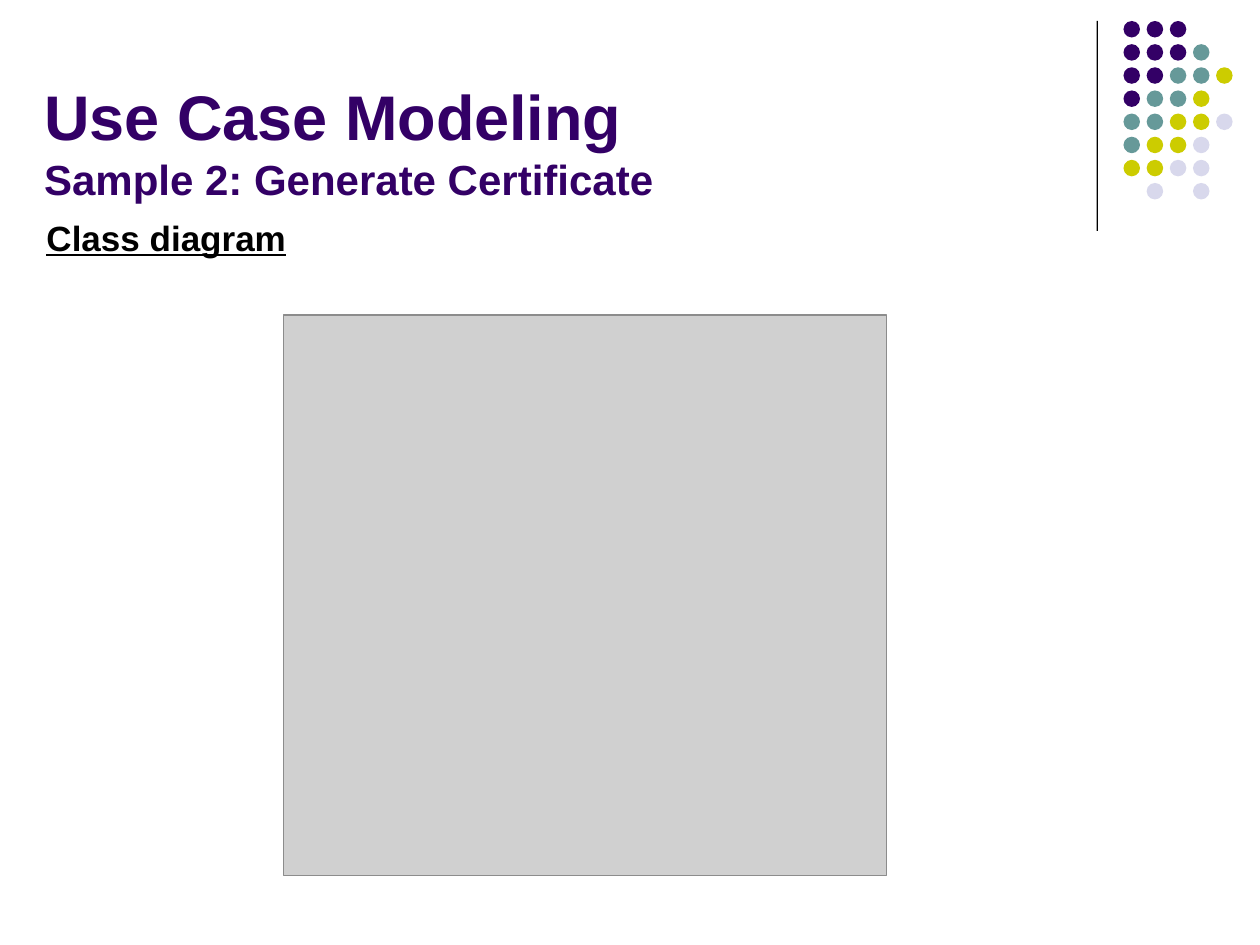
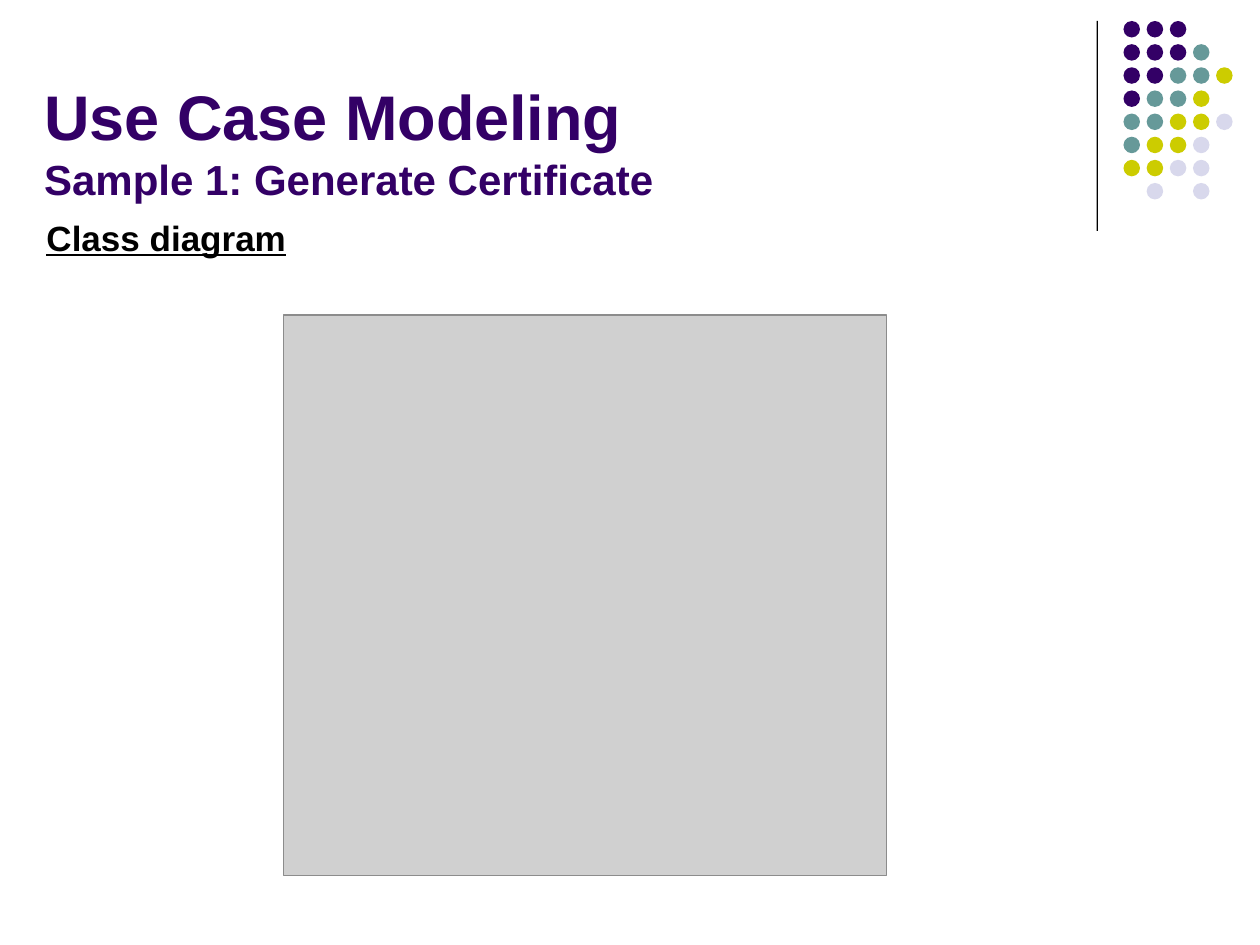
Before and after one commit to imireasa/mtech-se18-t08s, a slide deck: slide 8 of docs/W-9 Working Document/W-9.3 Presentation Slides/Phase 2/Submission/vms_presentation_2_v1.0.pptx (slide 10 before the commit). Drawn at 1260x945 pixels with LibreOffice and Linux fonts; fonts in the diff are those of the drawing; grey boxes stand for pictures. Boxes give left, top, right and bottom in pixels: in the first picture for what was removed or moved away, otherwise in the second. Text is boxed around its words. In the diff, an @@ line names an element or a change of style, - is before the commit and + after.

```diff
--- a/docs/W-9 Working Document/W-9.3 Presentation Slides/Phase 2/Submission/vms_presentation_2_v1.0.pptx
+++ b/docs/W-9 Working Document/W-9.3 Presentation Slides/Phase 2/Submission/vms_presentation_2_v1.0.pptx
@@ title at <box>44,94,653,203</box>: text changed @@
-Use Case Modeling
-Sample 2: Generate Certificate
+Use Case Modeling
+Sample 1: Generate Certificate
```
Also in this commit, not shown: 4 other slides changed, 3 slides added, 1 slide removed.
